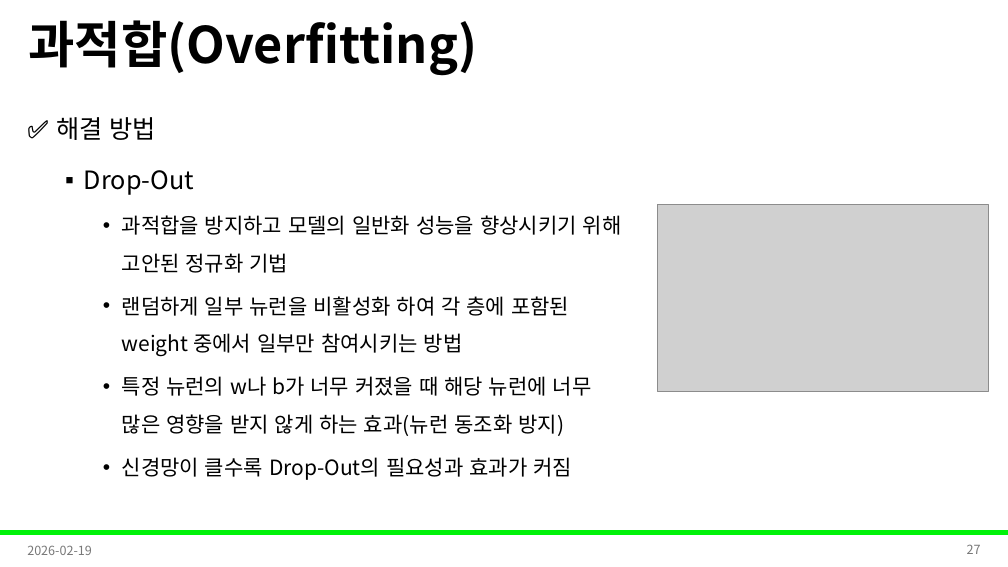
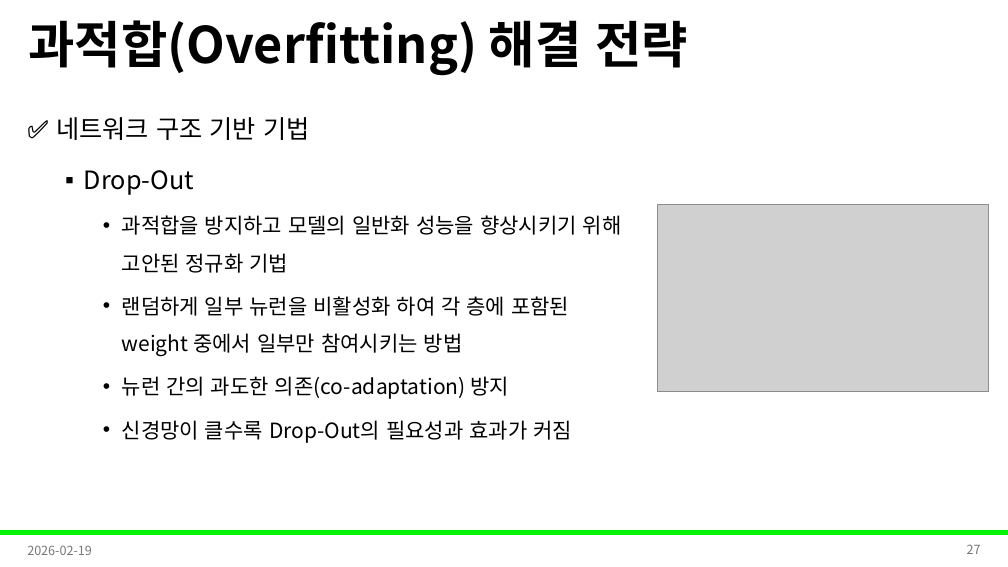
Before and after one commit to Leader-Lesson/KDT_RE_5th, a slide deck: slide 27 of material/5_AI/11_딥러닝 학습 안정화 전략.pptx. Drawn at 1008x567 pixels with LibreOffice and Linux fonts; fonts in the diff are those of the drawing; grey boxes stand for pictures; background and template pictures are left out. Boxes give left, top, right and bottom in pixels: in the first picture for what was removed or moved away, otherwise in the second. Text is boxed around its words. In the diff, an @@ line names an element or a change of style, - is before the commit and + after.

```diff
--- a/material/5_AI/11_딥러닝 학습 안정화 전략.pptx
+++ b/material/5_AI/11_딥러닝 학습 안정화 전략.pptx
@@ title at [28,20,688,76]: text changed @@
-과적합(Overfitting)
+과적합(Overfitting) 해결 전략
@@ text at [56,117,309,140]: text changed @@
-✅ 해결 방법
+✅ 네트워크 구조 기반 기법
@@ text at [122,376,510,399]: text changed @@
-    • 특정 뉴런의 w나 b가 너무 커졌을 때 해당 뉴런에 너무 많은 영향을 받지 않게 하는 효과(뉴런 동조화 방지)
+    • 뉴런 간의 과도한 의존(co-adaptation) 방지
```
Also in this commit, not shown: 9 other slides changed, 1 slide added, 5 slides removed, 8 other files.
